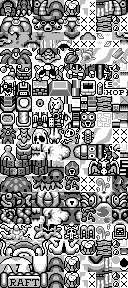
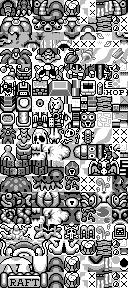
Comparing the layer stacks of the two 128 x 288 images. Changes:
added layer "color palm" above "swamp vine copy" over box(7, 48, 56, 64)
added layer "sun" above "color hack swamp tree" over box(80, 16, 96, 32)
added layer "Background copy 2" above "Background" over box(7, 16, 96, 64)
